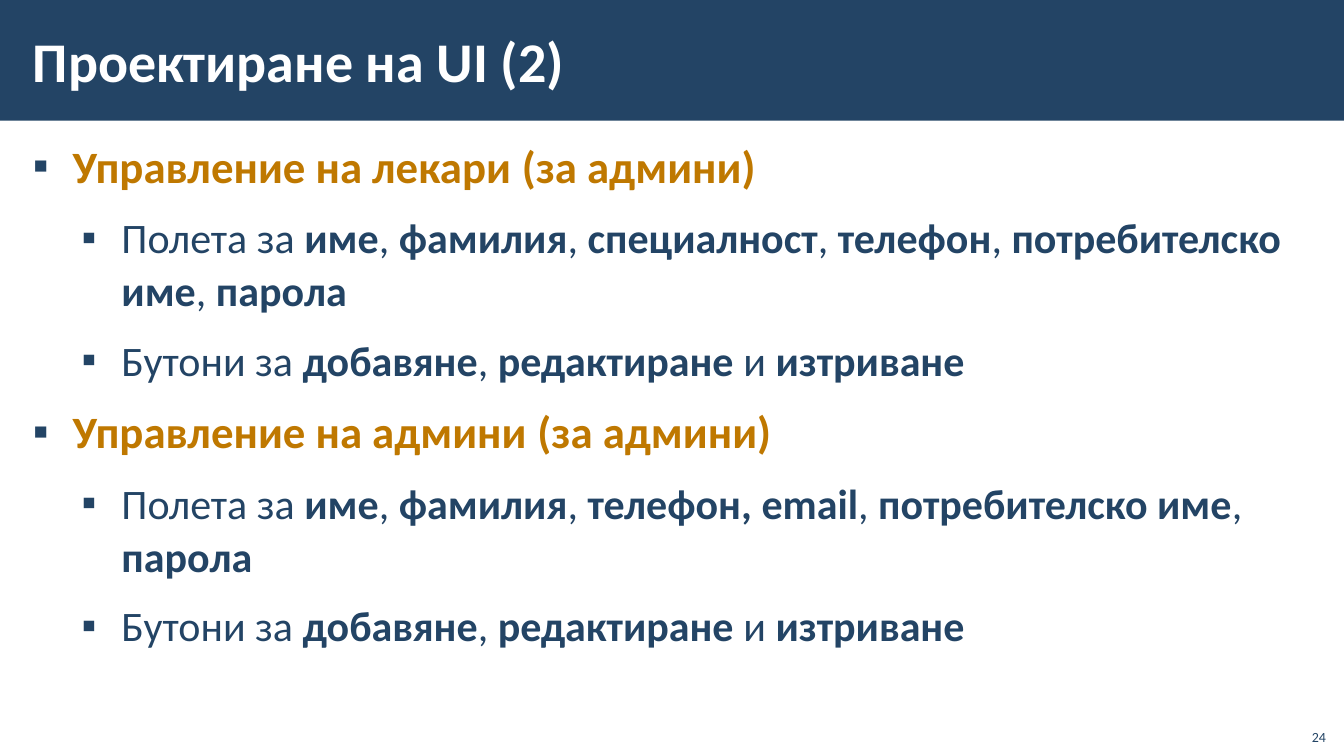
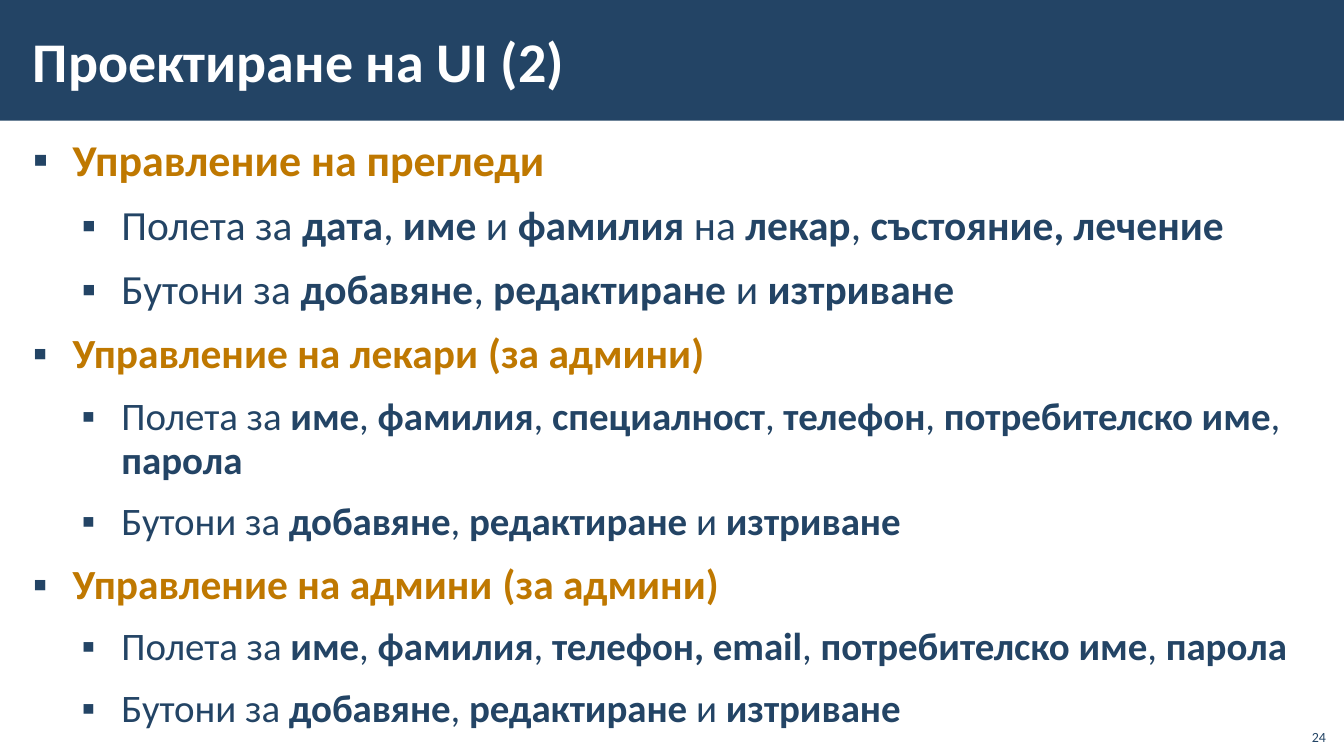
Before and after one commit to BG-IT-Edu/School-Programming, a slide deck: slide 24 of Courses/Software-Sciences/Module-4-Information-Systems-New/09-Lifecycle-of-Information-System/09-Lifecycle-of-Information-System.pptx. Drawn at 1344x756 pixels with LibreOffice and Linux fonts; fonts in the diff are those of the drawing; background and template pictures are left out. Boxes give left, top, right and bottom in pixels: in the first picture for what was removed or moved away, otherwise in the second. Text is boxed around its words. In the diff, an @@ line names an element or a change of style, - is before the commit and + after.

```diff
--- a/Courses/Software-Sciences/Module-4-Information-Systems-New/09-Lifecycle-of-Information-System/09-Lifecycle-of-Information-System.pptx
+++ b/Courses/Software-Sciences/Module-4-Information-Systems-New/09-Lifecycle-of-Information-System/09-Lifecycle-of-Information-System.pptx
@@ text at <box>73,147,1224,311</box>: paragraphs added @@
+▪ Управление на прегледи
+  ▪ Полета за дата, име и фамилия на лекар, състояние, лечение
+  ▪ Бутони за добавяне, редактиране и изтриване
@@ text at <box>73,337,1287,729</box>: size 32 to 29.6 pt in "Управление на лекари (за админи)", "Управление на админи (за админи)"; size 30 to 27.8 pt in "Полета за име, фамилия, специалност, телефон, потребителско ...", "Бутони за добавянe, редактиране и изтриване", "Полета за име, фамилия, телефон, email, потребителско ...", "Бутони за добавянe, редактиране и изтриване"; line spacing 1.05 to 0.95 @@
```
Also in this commit, not shown: 9 other slides changed, 3 slides added.
